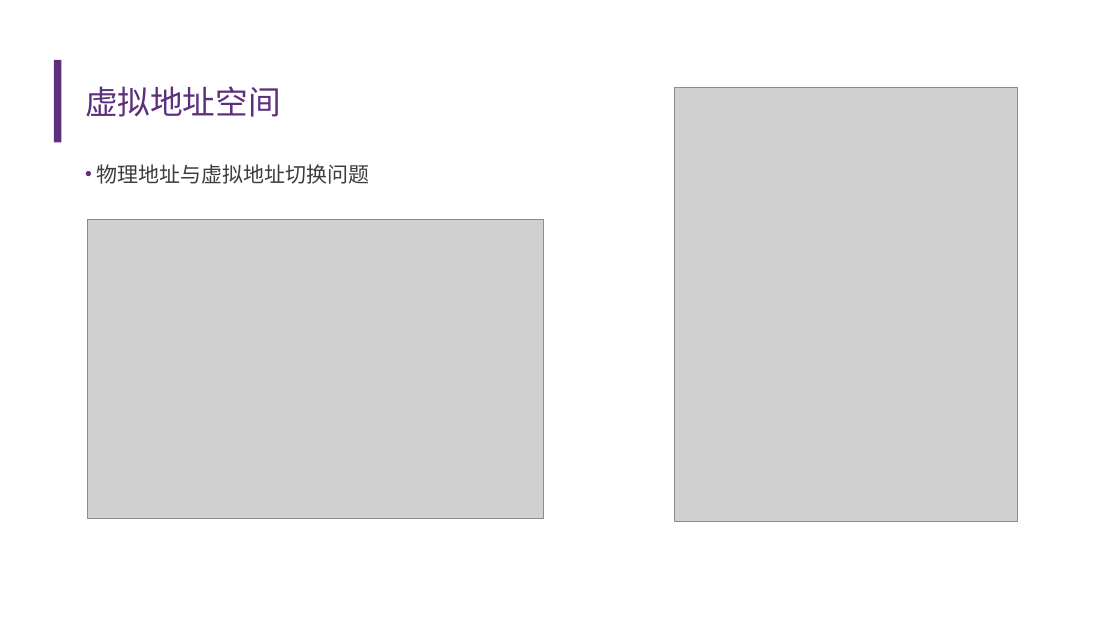
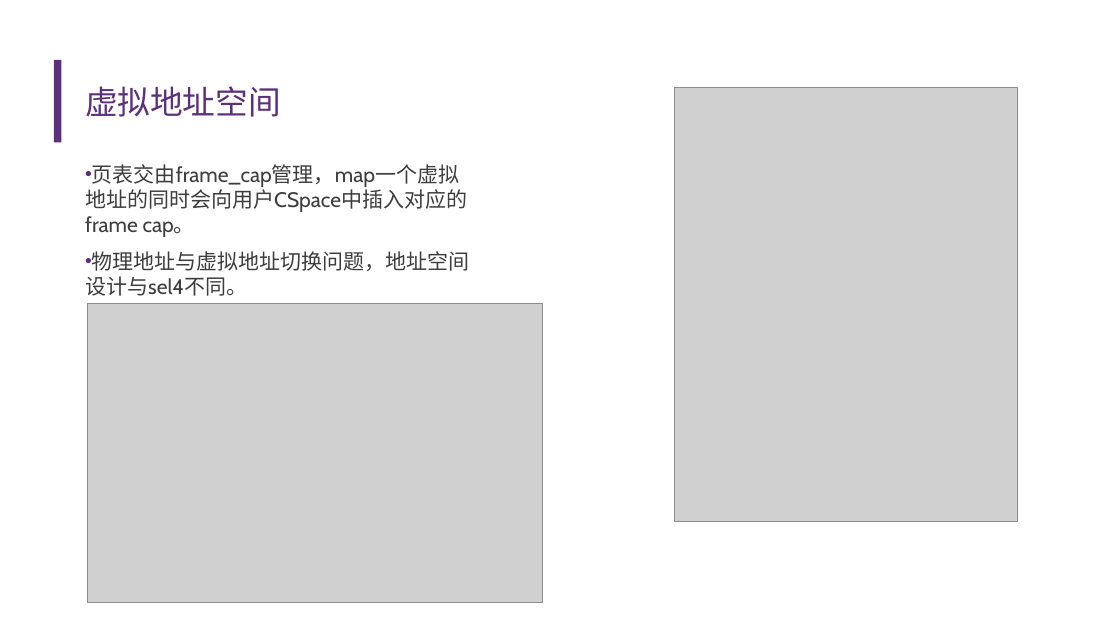
Before and after one commit to llh730/seL4-rust-implement, a slide deck: slide 8 of record/中期答辩——李龙昊.pptx. Drawn at 1120x630 pixels with LibreOffice and Linux fonts; fonts in the diff are those of the drawing; grey boxes stand for pictures; background and template pictures are left out. Boxes give left, top, right and bottom in pixels: in the first picture for what was removed or moved away, otherwise in the second. Text is boxed around its words. In the diff, an @@ line names an element or a change of style, - is before the commit and + after.

```diff
--- a/record/中期答辩——李龙昊.pptx
+++ b/record/中期答辩——李龙昊.pptx
@@ text at [85,164,470,296]: text changed @@
-• 物理地址与虚拟地址切换问题
+• 页表交由frame_cap管理，map一个虚拟地址的同时会向用户CSpace中插入对应的frame cap。
+• 物理地址与虚拟地址切换问题，地址空间设计与sel4不同。
@@ picture: place and size @@
-picture at [87,220,543,518]
+picture at [87,304,543,602]
```
Also in this commit, not shown: 3 other slides changed, 1 other file.
